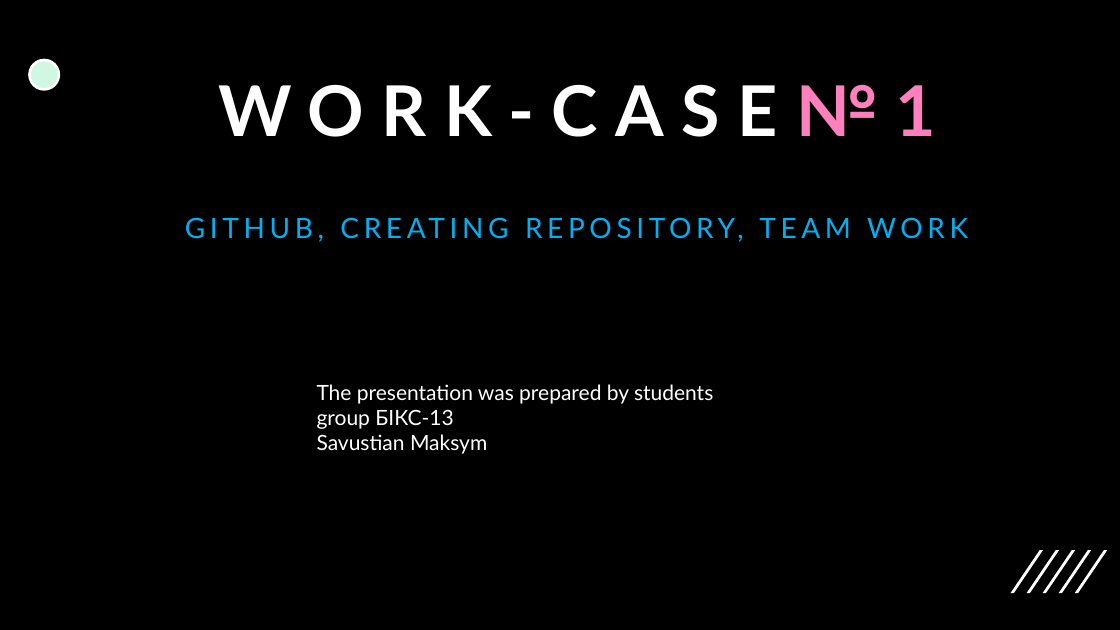
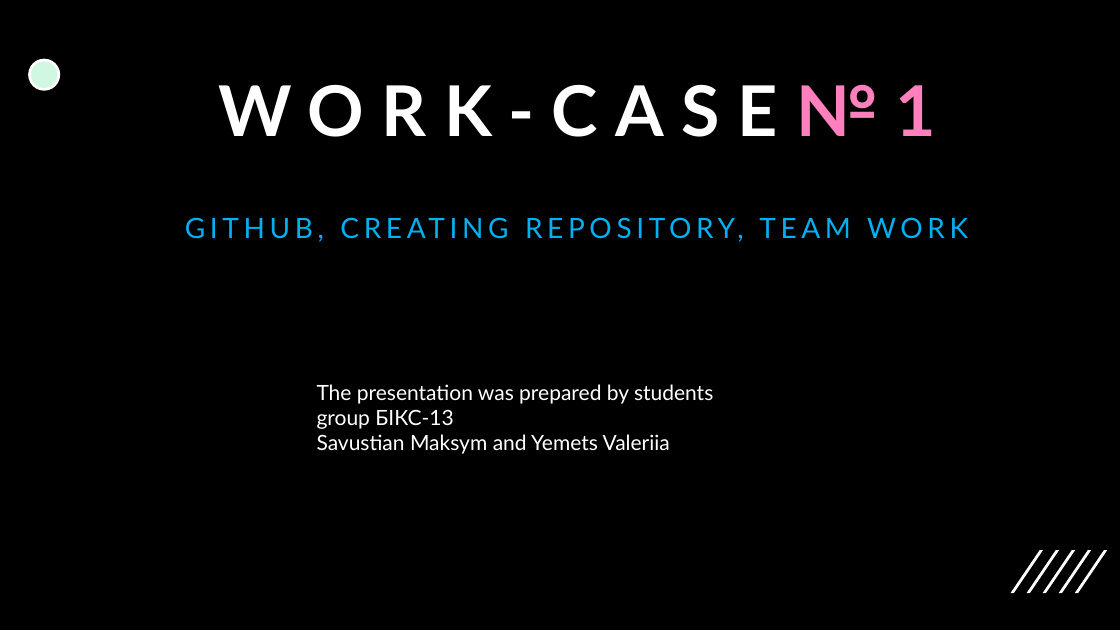
Before and after one commit to Maxus1012/chipichapa, a slide deck: slide 1 of Work-case№1.pptx. Drawn at 1120x630 pixels with LibreOffice and Linux fonts; fonts in the diff are those of the drawing. Boxes give left, top, right and bottom in pixels: in the first picture for what was removed or moved away, otherwise in the second. Text is boxed around its words. In the diff, an @@ line names an element or a change of style, - is before the commit and + after.

```diff
--- a/Work-case№1.pptx
+++ b/Work-case№1.pptx
@@ text at <box>317,434,670,454</box>: text changed @@
-Savustian Maksym
+Savustian Maksym and Yemets Valeriia
```
Also in this commit, not shown: 6 slides added, 1 slide removed.
